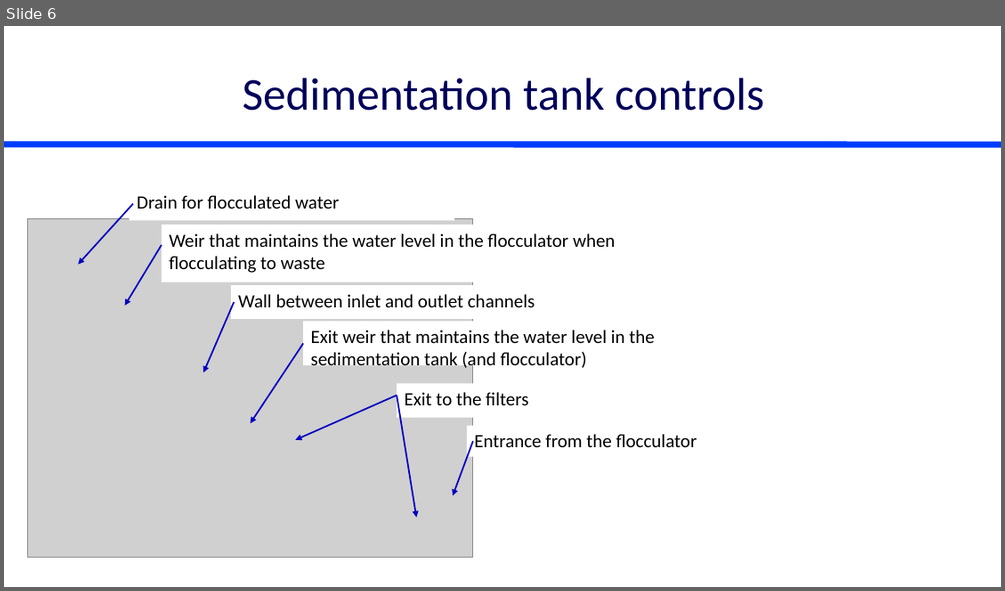
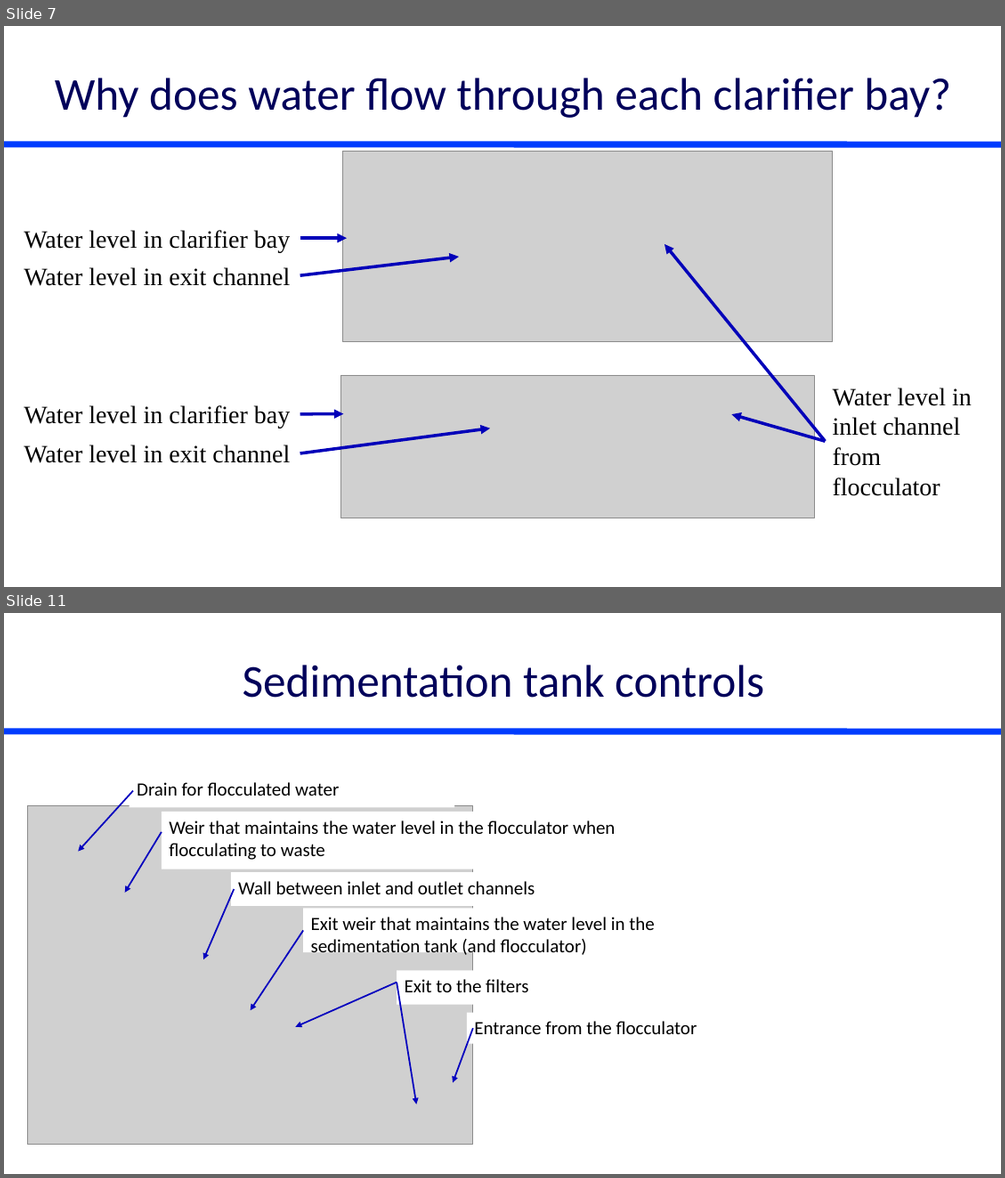
Before and after one commit to monroews/CEE4520Lectures, a slide deck: Manifolds.pptx. Shown one above the other, each under a label of ours: slide 6 before the commit, slides 7 and 11 after it; the slides between them are not shown. The pictures are 1005x591 and 1005x1178 pixels, drawn with LibreOffice and Linux fonts; fonts in the diff are those of the drawing; grey boxes stand for pictures. Boxes give left, top, right and bottom in pixels: in the first picture for what was removed or moved away, otherwise in the second. Text is boxed around its words. In the diff, an @@ line names an element or a change of style, - is before the commit and + after.

```diff
--- a/Manifolds.pptx
+++ b/Manifolds.pptx
@@ slide 7 added at (4,26,1001,587), background #FFFFFF; not listed: 1 template element that a slide beside it also shows @@
@@ title added at (55,78,951,118), 44 pt, text #00005A @@
+Why does water flow through each clarifier bay?
@@ picture added at (343,151,833,342) @@
@@ text added at (24,230,290,252), 24 pt, text #000000 @@
+Water level in clarifier bay
@@ arrow added from (300, 239) to (347, 239), #0300BA 3 pt @@
@@ arrow added from (300, 276) to (459, 257), #0300BA 3 pt @@
@@ arrow added from (825, 441) to (664, 244), #0300BA 3 pt @@
@@ text added at (24,267,290,286), 24 pt, text #000000 @@
+Water level in exit channel
@@ picture added at (340,375,814,519) @@
@@ text added at (833,387,971,496), 24 pt, text #000000 @@
+Water level in inlet channel from flocculator
@@ text added at (24,405,290,428), 24 pt, text #000000 @@
+Water level in clarifier bay
@@ arrow added from (300, 414) to (343, 414), #0300BA 3 pt @@
@@ arrow added from (825, 441) to (732, 414), #0300BA 3 pt @@
@@ text added at (24,444,290,463), 24 pt, text #000000 @@
+Water level in exit channel
@@ arrow added from (300, 453) to (490, 428), #0300BA 3 pt @@
@@ what was slide 6 is now slide 11 @@
```
Also in this commit, not shown: 4 slides changed, 5 other slides added, 1 other file.
